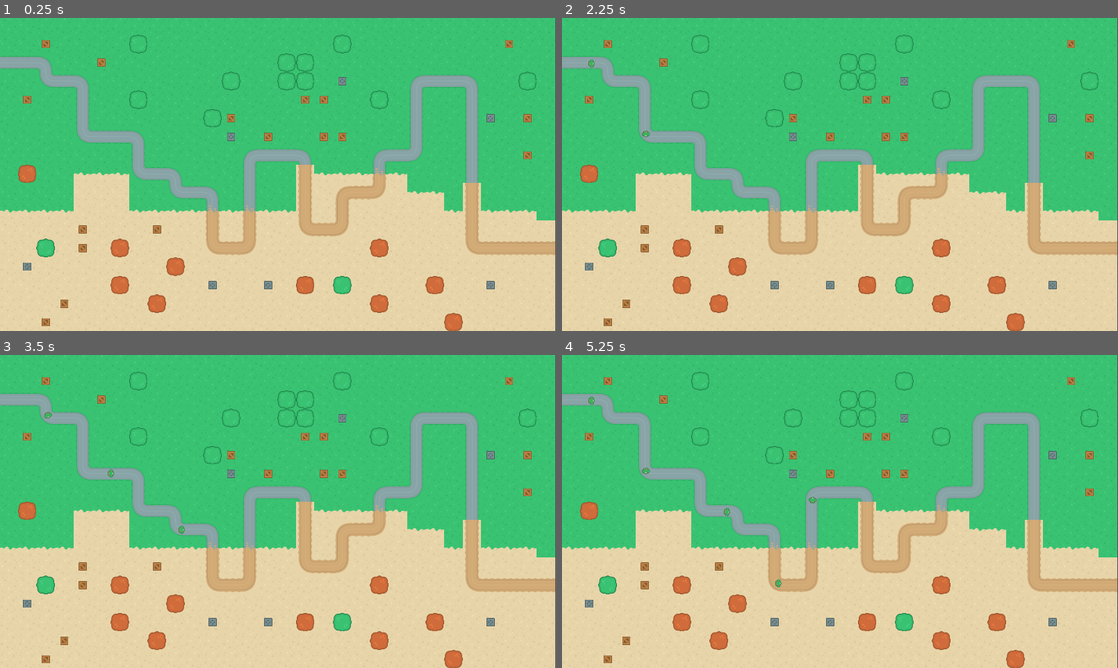
Above: before the commit, frames 1-4 (two rows, left to right).
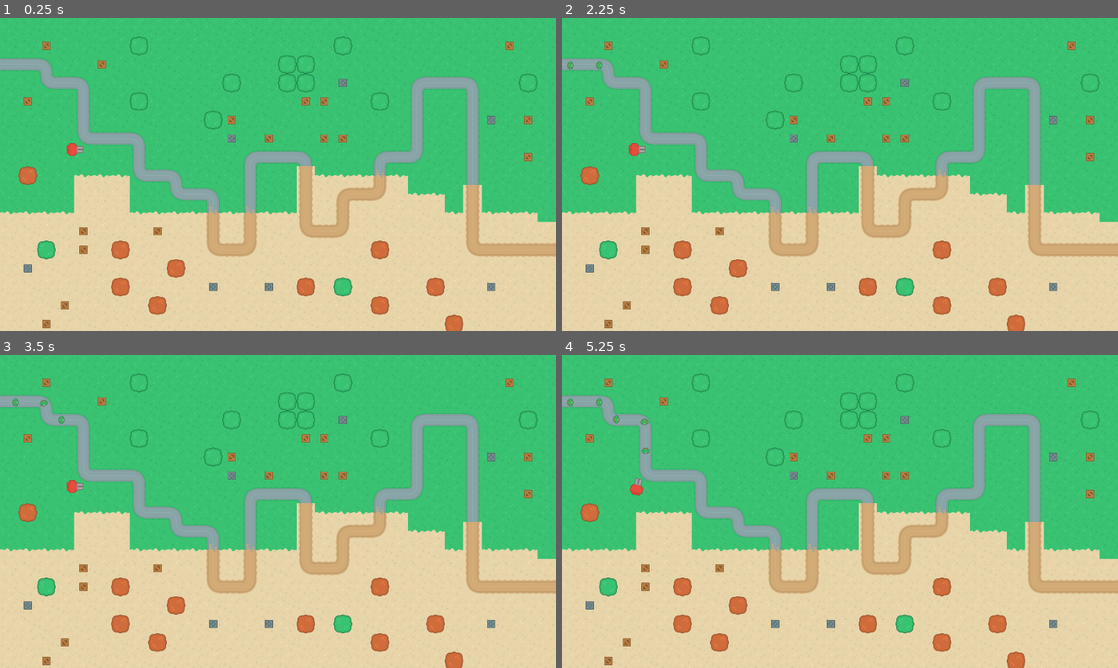
Above: after the commit, the same moments.

Repository: AlejGR/TowerDefense
Game: Godot game, scene res://Scenes/MainScenes/main.tscn
The game is run twice, just before and just after one commit, with the same random seed, the same clock (stepped at 60 frames per second) and the same inputs.
Inputs:
- Up to frame 1 (0.25 s): no input
- Up to frame 2 (2.25 s): tap Enter at 0.5 s; tap Space at 1.25 s
- Up to frame 3 (3.5 s): no input
- Up to frame 4 (5.25 s): no input

The runs differ from the first frame. In frame 1, 4.7% of the frame differs, in the area x 0-100%, y 0-100%; in frame 2, 4.8%; in frame 3, 4.9%; in frame 4, 5.0%.

Commit message:
Added functionality for turrets and enemy health

Diff:
--- a/Scenes/MainScenes/main.tscn
+++ b/Scenes/MainScenes/main.tscn
@@ -1,14 +1,12 @@
-[gd_scene load_steps=3 format=3 uid="uid://dclknpy6fsknk"]
+[gd_scene load_steps=4 format=3 uid="uid://dclknpy6fsknk"]
 
 [ext_resource type="PackedScene" uid="uid://wppk45sf4v05" path="res://Scenes/Maps/map_1.tscn" id="1_8v5sb"]
 [ext_resource type="Script" path="res://Scripts/PathSpawner.gd" id="2_tupxa"]
+[ext_resource type="PackedScene" uid="uid://cyjt8e30whiir" path="res://Scenes/Turrets/RedBulletTower.tscn" id="3_lrxa3"]
 
 [node name="Main" type="Node"]
 
 [node name="Map1" parent="." instance=ExtResource("1_8v5sb")]
-
-[node name="Camera2D" type="Camera2D" parent="."]
-position = Vector2(962, 546)
 
 [node name="PathSpawner" type="Node2D" parent="."]
 script = ExtResource("2_tupxa")
@@ -16,4 +14,10 @@
 [node name="Timer" type="Timer" parent="PathSpawner"]
 autostart = true
 
+[node name="Towers" type="Node2D" parent="."]
+position = Vector2(260, 454)
+metadata/_edit_group_ = true
+
+[node name="GunT1" parent="Towers" instance=ExtResource("3_lrxa3")]
+
 [connection signal="timeout" from="PathSpawner/Timer" to="PathSpawner" method="_on_timer_timeout"]
--- a/Scenes/Stages/stage_1.tscn
+++ b/Scenes/Stages/stage_1.tscn
@@ -19,4 +19,3 @@
 
 [node name="Soldier A" parent="PathFollow2D" instance=ExtResource("1_uskix")]
 rotation = 0.00684921
-scale = Vector2(1, 1)
--- /dev/null
+++ b/Scenes/Turrets/RedBullet.tscn
@@ -0,0 +1,31 @@
+[gd_scene load_steps=5 format=3 uid="uid://biqn1a5pjhujx"]
+
+[ext_resource type="Script" path="res://Scripts/RedBullet.gd" id="1_blx1c"]
+[ext_resource type="Texture2D" uid="uid://mukdqgjryao0" path="res://Assets/Towers/towerDefense_tile251.png" id="2_d1avl"]
+
+[sub_resource type="CapsuleShape2D" id="CapsuleShape2D_ymqms"]
+radius = 8.0
+height = 36.0
+
+[sub_resource type="CapsuleShape2D" id="CapsuleShape2D_1wcmr"]
+height = 42.0
+
+[node name="RedBullet" type="CharacterBody2D"]
+script = ExtResource("1_blx1c")
+
+[node name="TowerDefenseTile251" type="Sprite2D" parent="."]
+texture = ExtResource("2_d1avl")
+
+[node name="CollisionShape2D" type="CollisionShape2D" parent="."]
+position = Vector2(-1, 0)
+rotation = 1.5708
+shape = SubResource("CapsuleShape2D_ymqms")
+
+[node name="Area2D" type="Area2D" parent="."]
+
+[node name="CollisionShape2D" type="CollisionShape2D" parent="Area2D"]
+position = Vector2(-1, 0)
+rotation = 1.5708
+shape = SubResource("CapsuleShape2D_1wcmr")
+
+[connection signal="body_entered" from="Area2D" to="." method="_on_area_2d_body_entered"]
--- /dev/null
+++ b/Scenes/Turrets/RedBulletTower.tscn
@@ -0,0 +1,32 @@
+[gd_scene load_steps=5 format=3 uid="uid://cyjt8e30whiir"]
+
+[ext_resource type="Script" path="res://Scripts/RedBulletTower.gd" id="1_r8sld"]
+[ext_resource type="Texture2D" uid="uid://ey6475t75aso" path="res://Assets/Towers/towerDefense_tile250.png" id="2_mma6m"]
+
+[sub_resource type="RectangleShape2D" id="RectangleShape2D_n5jko"]
+size = Vector2(48, 48)
+
+[sub_resource type="CircleShape2D" id="CircleShape2D_ra2ia"]
+radius = 172.325
+
+[node name="RedBulletTower" type="StaticBody2D"]
+script = ExtResource("1_r8sld")
+
+[node name="CollisionShape2D" type="CollisionShape2D" parent="."]
+shape = SubResource("RectangleShape2D_n5jko")
+
+[node name="Aim" type="Marker2D" parent="."]
+position = Vector2(43, 0)
+
+[node name="TowerDefenseTile250" type="Sprite2D" parent="."]
+texture = ExtResource("2_mma6m")
+
+[node name="Tower" type="Area2D" parent="."]
+
+[node name="CollisionShape2D" type="CollisionShape2D" parent="Tower"]
+shape = SubResource("CircleShape2D_ra2ia")
+
+[node name="BulletContainer" type="Node" parent="."]
+
+[connection signal="body_entered" from="Tower" to="." method="_on_area_body_entered"]
+[connection signal="body_exited" from="Tower" to="." method="_on_area_body_exited"]
--- a/Scenes/Turrets/gun_t_1.tscn
+++ /dev/null
@@ -1,16 +0,0 @@
-[gd_scene load_steps=3 format=3 uid="uid://cyjt8e30whiir"]
-
-[ext_resource type="Texture2D" uid="uid://b2mqqaxwjr00y" path="res://Assets/Towers/towerDefense_tile181.png" id="1_mws4e"]
-[ext_resource type="Texture2D" uid="uid://cudvhjqoqbw1u" path="res://Assets/Towers/towerDefense_tile249.png" id="2_1j2w0"]
-
-[node name="GunT1" type="Node2D"]
-
-[node name="Base" type="Sprite2D" parent="."]
-texture = ExtResource("1_mws4e")
-
-[node name="Turret" type="Sprite2D" parent="."]
-texture = ExtResource("2_1j2w0")
-offset = Vector2(12, 0)
-
-[node name="Muzzle" type="Marker2D" parent="Turret"]
-position = Vector2(43, 0)
--- a/Scenes/Turrets/gun_t_2.tscn
+++ /dev/null
@@ -1,19 +0,0 @@
-[gd_scene load_steps=3 format=3 uid="uid://cbdm6l6d3n4a3"]
-
-[ext_resource type="Texture2D" uid="uid://b2mqqaxwjr00y" path="res://Assets/Towers/towerDefense_tile181.png" id="1_pixgt"]
-[ext_resource type="Texture2D" uid="uid://ey6475t75aso" path="res://Assets/Towers/towerDefense_tile250.png" id="2_3iuk8"]
-
-[node name="GunT2" type="Node2D"]
-
-[node name="Base" type="Sprite2D" parent="."]
-texture = ExtResource("1_pixgt")
-
-[node name="Turret" type="Sprite2D" parent="."]
-texture = ExtResource("2_3iuk8")
-offset = Vector2(10, 0)
-
-[node name="Muzzle1" type="Marker2D" parent="Turret"]
-position = Vector2(41, 6)
-
-[node name="Muzzle2" type="Marker2D" parent="Turret"]
-position = Vector2(41, -6)
--- a/Scenes/Turrets/missile_t_1.tscn
+++ /dev/null
@@ -1,23 +0,0 @@
-[gd_scene load_steps=4 format=3 uid="uid://c2ms05sl8m7pg"]
-
-[ext_resource type="Texture2D" uid="uid://c1umfiv7xhoru" path="res://Assets/Towers/towerDefense_tile180.png" id="1_akwtp"]
-[ext_resource type="Texture2D" uid="uid://wcxijui125lp" path="res://Assets/Towers/towerDefense_tile228.png" id="2_ym2t4"]
-[ext_resource type="Texture2D" uid="uid://mukdqgjryao0" path="res://Assets/Towers/towerDefense_tile251.png" id="3_p5xbq"]
-
-[node name="MissileT1" type="Node2D"]
-
-[node name="Base" type="Sprite2D" parent="."]
-position = Vector2(0, 1)
-texture = ExtResource("1_akwtp")
-
-[node name="Turret" type="Sprite2D" parent="."]
-texture = ExtResource("2_ym2t4")
-offset = Vector2(2, 0)
-
-[node name="Missile1" type="Sprite2D" parent="Turret"]
-position = Vector2(9, -10)
-texture = ExtResource("3_p5xbq")
-
-[node name="Missile2" type="Sprite2D" parent="Turret"]
-position = Vector2(9, 10)
-texture = ExtResource("3_p5xbq")
--- /dev/null
+++ b/Scripts/RedBullet.gd
@@ -0,0 +1,25 @@
+extends CharacterBody2D
+
+var target
+var speed = 1000
+var pathName = ""
+var bulletDamage
+
+func _physics_process(delta):
+
+	var pathSpawnerNode = get_tree().get_root().get_node("Main/PathSpawner")
+	for i in pathSpawnerNode.get_child_count():
+		if pathSpawnerNode.get_child(i).name == pathName:
+			target = pathSpawnerNode.get_child(i).get_child(0).get_child(0).global_position
+
+	velocity = global_position.direction_to(target) * speed
+
+	look_at(target)
+
+	move_and_slide()
+
+
+func _on_area_2d_body_entered(body):
+	if "Soldier A" in body.name:
+		body.health -= bulletDamage
+		queue_free()
--- /dev/null
+++ b/Scripts/RedBulletTower.gd
@@ -0,0 +1,42 @@
+extends StaticBody2D
+
+var bullet = preload("res://Scenes/Turrets/RedBullet.tscn")
+var bulletDamage = 5
+var pathName = ""
+var currTargets = []
+var curr
+
+func  _process(delta):
+	if is_instance_valid(curr):
+		self.look_at(curr.global_position)
+
+func _on_area_body_entered(body):
+	if "Soldier A" in body.name:
+		var tempArray = []
+		currTargets = get_node("Tower").get_overlapping_bodies()
+
+		for i in currTargets:
+			if "Soldier" in i.name:
+				tempArray.append(i)
+
+		var currTarget = null
+
+		for i in tempArray:
+			if currTarget == null:
+				currTarget = i.get_node("../")
+			else:
+				if i.get_parent().get_progress() > currTarget.get_progress():
+					currTarget = i.get_node("../")
+
+		curr = currTarget
+		pathName = currTarget.get_parent().name
+
+		var tempBullet = bullet.instantiate()
+		tempBullet.pathName = pathName
+		tempBullet.bulletDamage = bulletDamage
+		get_node("BulletContainer").add_child(tempBullet)
+		tempBullet.global_position = $Aim.global_position
+
+
+func _on_area_body_exited(body):
+	currTargets = get_node("Tower").get_overlapping_bodies()
--- a/Scripts/soldier_a.gd
+++ b/Scripts/soldier_a.gd
@@ -1,9 +1,11 @@
 extends CharacterBody2D
-@export var speed = 400
-
+@export var speed = 100
+var health = 10
 
 # Called every frame. 'delta' is the elapsed time since the previous frame.
 func _process(delta):
 	get_parent().set_progress(get_parent().get_progress() + speed * delta)
 	if get_parent().get_progress_ratio() == 1:
 		queue_free()
+	if health <= 0:
+		get_parent().get_parent().queue_free()
--- a/project.godot
+++ b/project.godot
@@ -21,7 +21,7 @@
 window/size/viewport_height=1080
 window/size/window_width_override=1280
 window/size/window_height_override=720
-window/stretch/mode="canvas_items"
+window/stretch/mode="viewport"
 
 [rendering]
 
